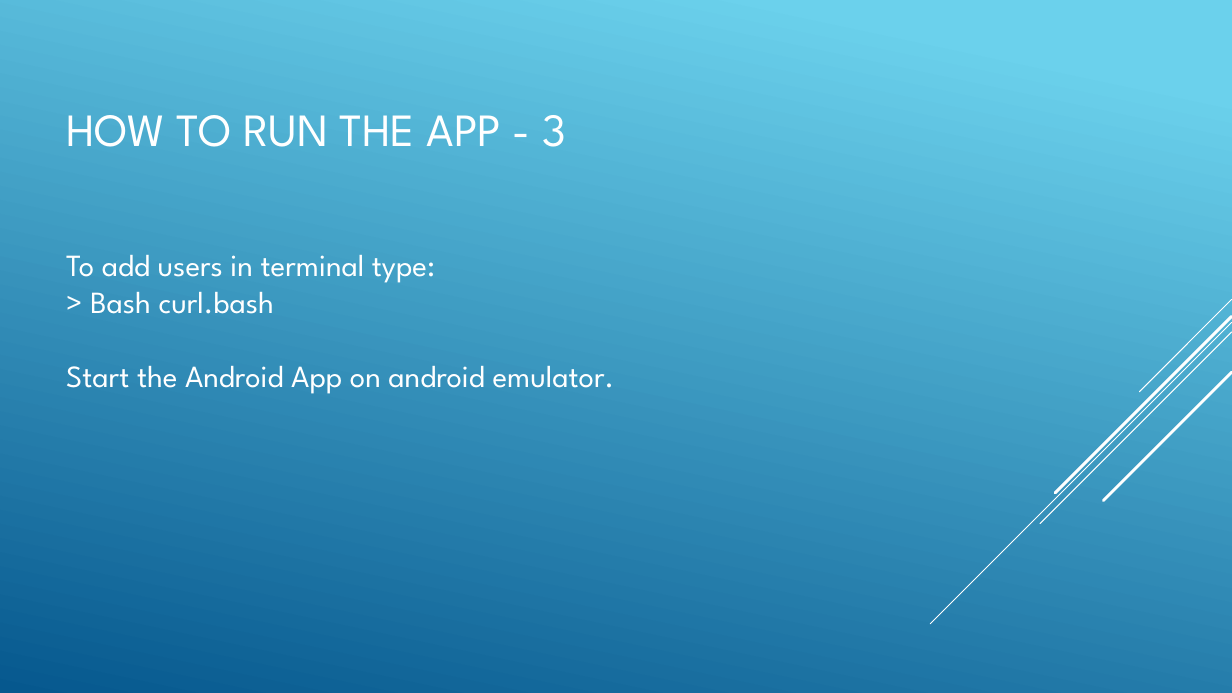
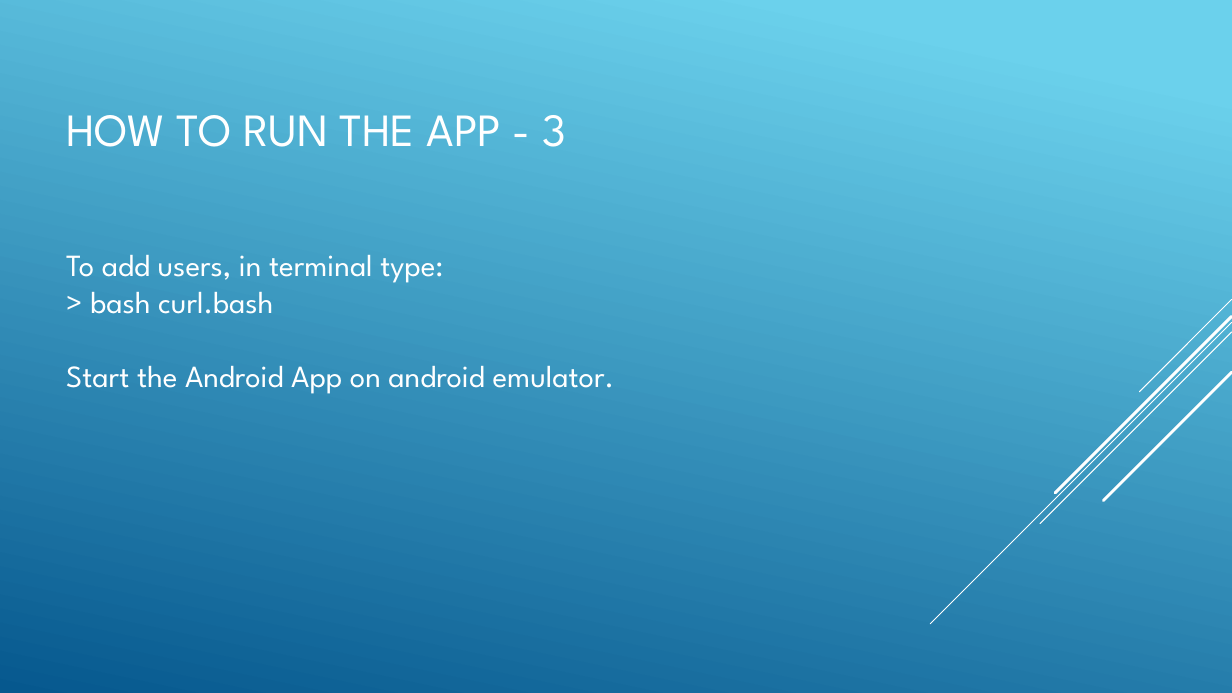
Before and after one commit to davidmszab0/Practice, a slide deck: slide 12 of android tutorials/Project/FriendFinder 1.0/friendFinder.pptx. Drawn at 1232x693 pixels with LibreOffice and Linux fonts; fonts in the diff are those of the drawing. Boxes give left, top, right and bottom in pixels: in the first picture for what was removed or moved away, otherwise in the second. Text is boxed around its words. In the diff, an @@ line names an element or a change of style, - is before the commit and + after.

```diff
--- a/android tutorials/Project/FriendFinder 1.0/friendFinder.pptx
+++ b/android tutorials/Project/FriendFinder 1.0/friendFinder.pptx
@@ text at [66, 255, 443, 314]: text changed @@
-To add users in terminal type:
-> Bash curl.bash
+To add users, in terminal type:
+> bash curl.bash
```
Also in this commit, not shown: 5 other slides changed.
